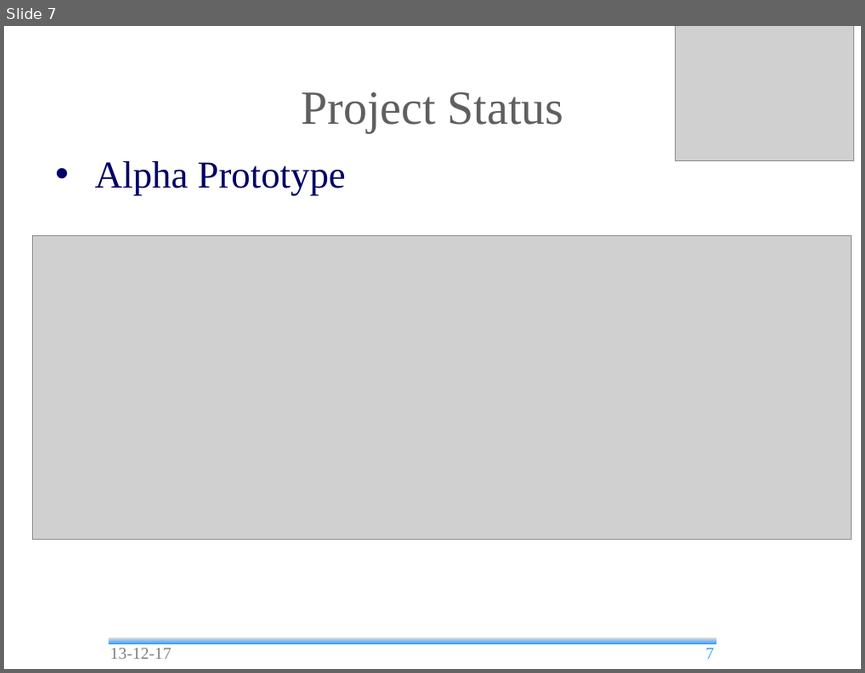
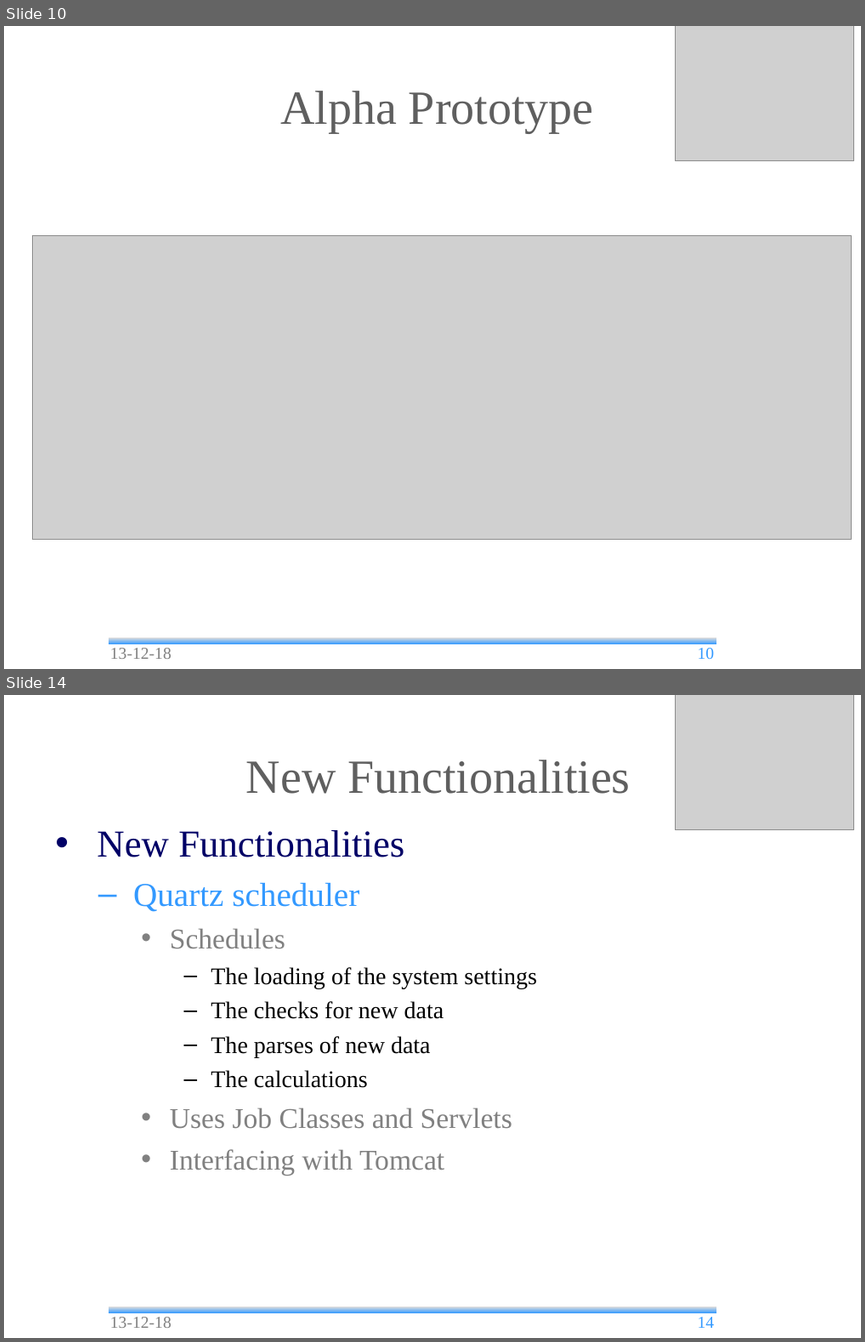
Before and after one commit to andrea-bottoli/DSD, a slide deck: Documentation/Presentations/Beta_Prototype.odp. Shown one above the other, each under a label of ours: slide 7 before the commit, slides 10 and 14 after it; the slides between them are not shown. The pictures are 865x673 and 865x1342 pixels, drawn with LibreOffice and Linux fonts; fonts in the diff are those of the drawing; grey boxes stand for pictures; background and template pictures are left out. Boxes give left, top, right and bottom in pixels: in the first picture for what was removed or moved away, otherwise in the second. Text is boxed around its words. In the diff, an @@ line names an element or a change of style, - is before the commit and + after.

```diff
--- a/Documentation/Presentations/Beta_Prototype.odp
+++ b/Documentation/Presentations/Beta_Prototype.odp
@@ slide 14 added at [4,695,861,1338], background #FFFFFF; not listed: 1 template element that a slide beside it also shows @@
@@ picture added at [675,695,853,829] @@
@@ title added at [246,760,630,794], 40 pt, text #5F5F5F @@
+New Functionalities
@@ text added at [97,830,537,1174], 20 pt, text #000000 @@
+• New Functionalities
+  – Quartz scheduler
+    • Schedules
+      – The loading of the system settings
+      – The checks for new data
+      – The parses of new data
+      – The calculations
+    • Uses Job Classes and Servlets
+    • Interfacing with Tomcat
@@ text added at [110,1316,171,1327], 14 pt, text #808080 @@
+13-12-18
@@ page number added at [698,1316,715,1327], 14 pt, text #3399FF @@
+14
@@ what was slide 7 is now slide 10 @@
@@ slide 10 changed as well @@
@@ title "Alpha Prototype": place and size @@
-title "Alpha Prototype" at [95,161,346,196]
+title "Alpha Prototype" at [280,91,593,133]
@@ title "Alpha Prototype" at [280,91,593,133]: size 32 to 40 pt, text colour #000066 to #5F5F5F; alignment left to centre; bullet • to none; less space between paragraphs; vertical alignment top to middle @@
@@ title removed at [301,92,564,133] @@
-Project Status
@@ text at [110,647,171,658]: text changed @@
-13-12-17
+13-12-18
@@ page number at [698,647,715,658]: text changed @@
-7
+10
```
Also in this commit, not shown: 13 other slides changed, 10 other slides added, 6 slides removed, 1 other file.
